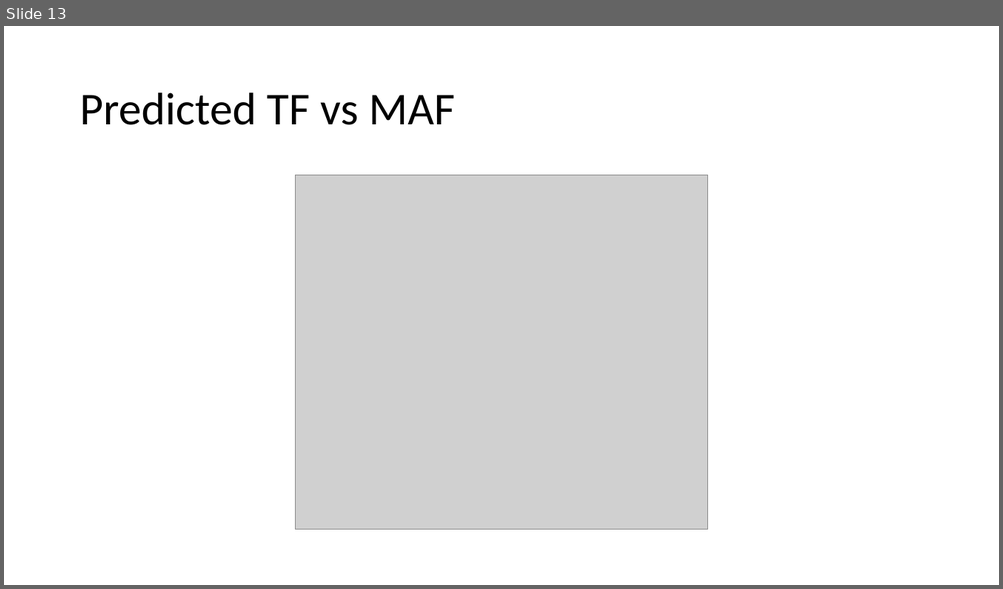
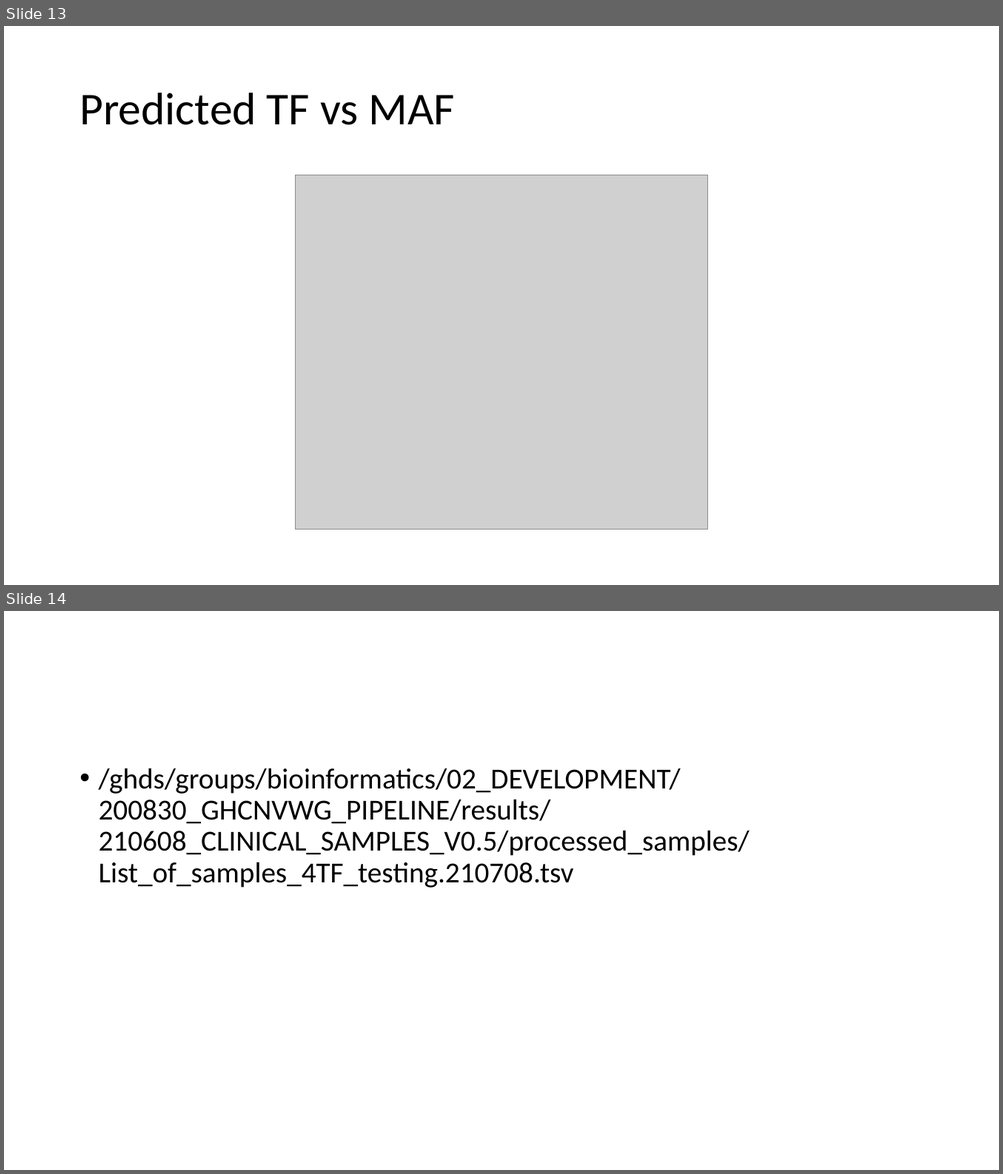
Before and after one commit to gh-xili/gh-xili, a slide deck: Progress_report/Catallin/week4_cancer_fraction.pptx. Shown one above the other, each under a label of ours: slide 13 before the commit, slides 13 and 14 after it. The pictures are 1003x589 and 1003x1174 pixels, drawn with LibreOffice and Linux fonts; fonts in the diff are those of the drawing; grey boxes stand for pictures. Boxes give left, top, right and bottom in pixels: in the first picture for what was removed or moved away, otherwise in the second. Text is boxed around its words. In the diff, an @@ line names an element or a change of style, - is before the commit and + after.

```diff
--- a/Progress_report/Catallin/week4_cancer_fraction.pptx
+++ b/Progress_report/Catallin/week4_cancer_fraction.pptx
@@ slide 14 added at (4, 611, 999, 1170), background #FFFFFF @@
@@ text added at (99, 768, 749, 888), 28 pt, text #000000 @@
+• /ghds/groups/bioinformatics/02_DEVELOPMENT/200830_GHCNVWG_PIPELINE/results/210608_CLINICAL_SAMPLES_V0.5/processed_samples/List_of_samples_4TF_testing.210708.tsv
```
Also in this commit, not shown: 10 other files.
